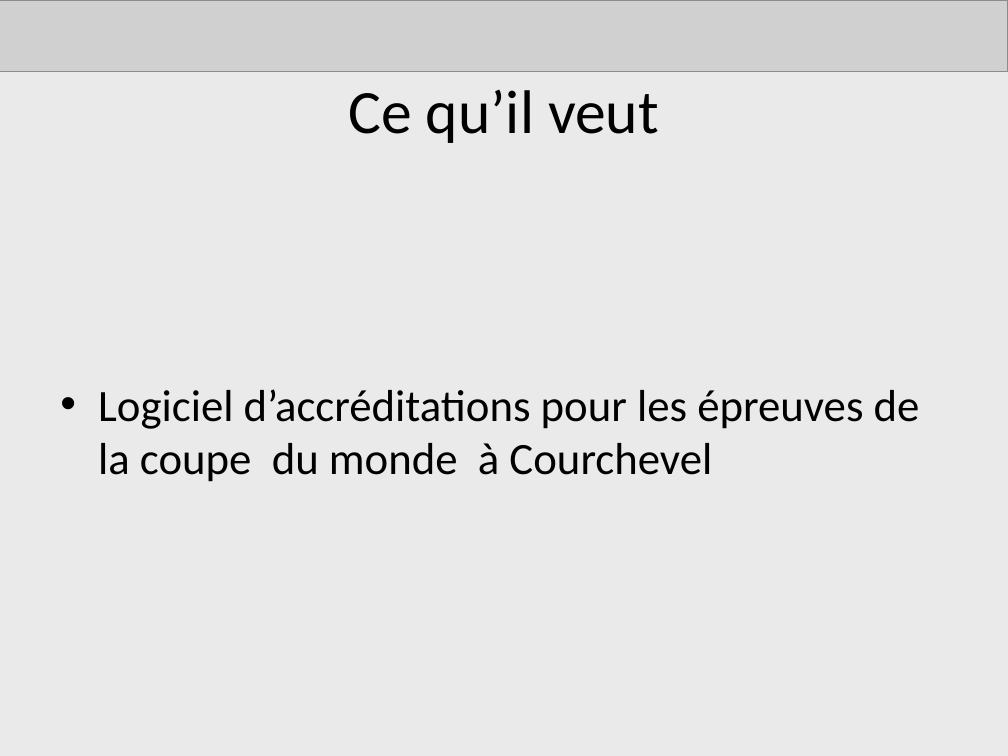
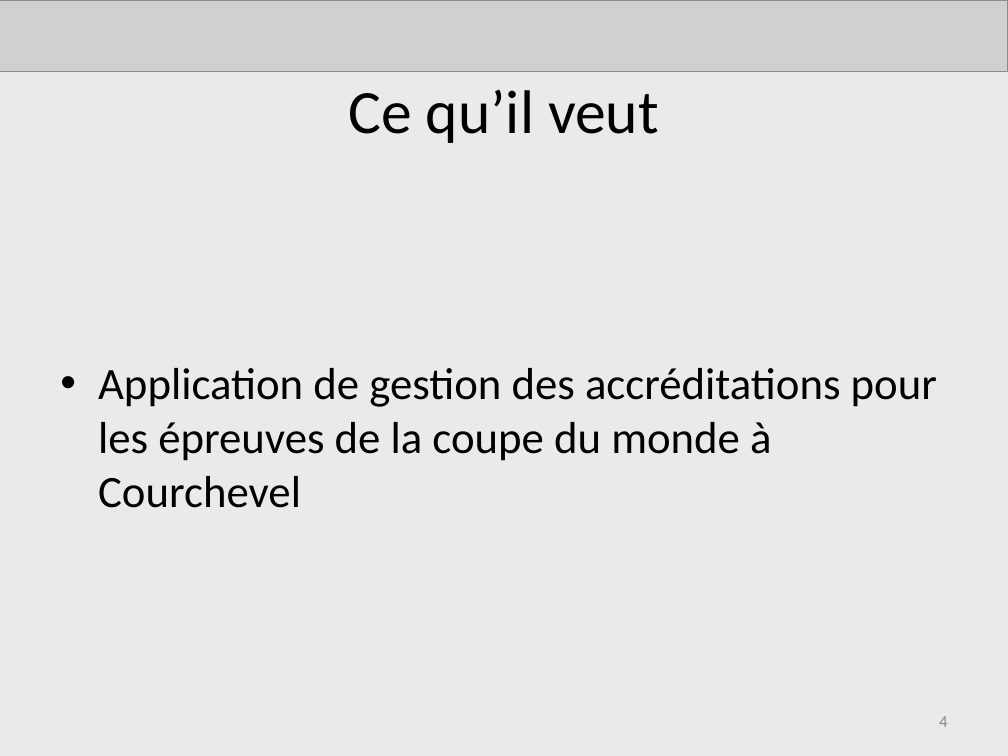
Before and after one commit to AdrienLombard/SimplePass, a slide deck: slide 4 of source/Projet Courchevel - Bilan intermédiaire - Copie.ppt. Drawn at 1008x756 pixels with LibreOffice and Linux fonts; fonts in the diff are those of the drawing; grey boxes stand for pictures. Boxes give left, top, right and bottom in pixels: in the first picture for what was removed or moved away, otherwise in the second. Text is boxed around its words. In the diff, an @@ line names an element or a change of style, - is before the commit and + after.

```diff
--- a/source/Projet Courchevel - Bilan intermédiaire - Copie.ppt
+++ b/source/Projet Courchevel - Bilan intermédiaire - Copie.ppt
@@ text at box(98, 368, 937, 508): text changed @@
-• Logiciel d’accréditations pour les épreuves de la coupe du monde à Courchevel
+• Application de gestion des accréditations pour les épreuves de la coupe du monde à Courchevel
@@ page number added at box(939, 716, 947, 727), 12 pt, text #898989 @@
+4
```
Also in this commit, not shown: 9 other slides changed, 3 slides added, 1 other file.
